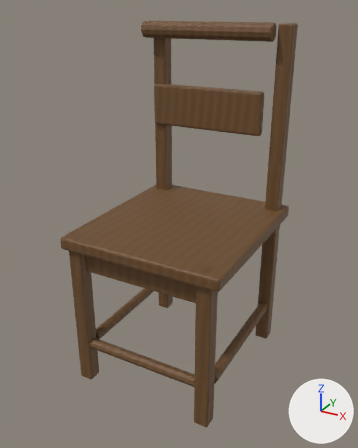
One commit to the FBX model Assets/_Game/Art/Environment/FUR_WoodChair_Broken.fbx: the scene before it, then after it.
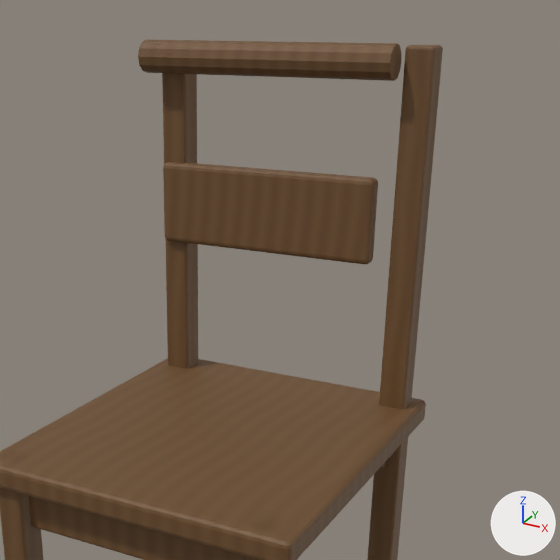
There are two pictures of each version: one whole from a 50 mm camera at (0.607, -1.091, 0.99) aimed at (0.007, 0.0, 0.445), one close up on the part from 20% to 100% of the width and 0% to 64% of the height. Arrows for +X, +Y and +Z are at lower right; the lights stay in place. The last two pictures show the newer version. Where no turn or scale is listed for an object, it has been applied to the vertices.

The first close-up shows 'Chair_Back', 'Chair_Legs_Back', 'Chair_Legs_Front', 'Chair_Seat'.
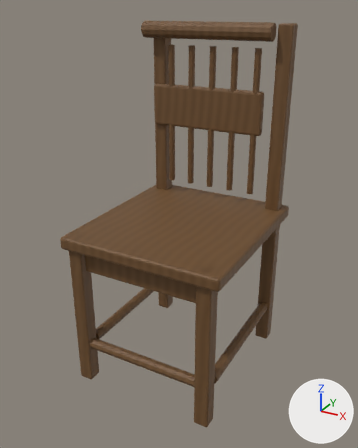
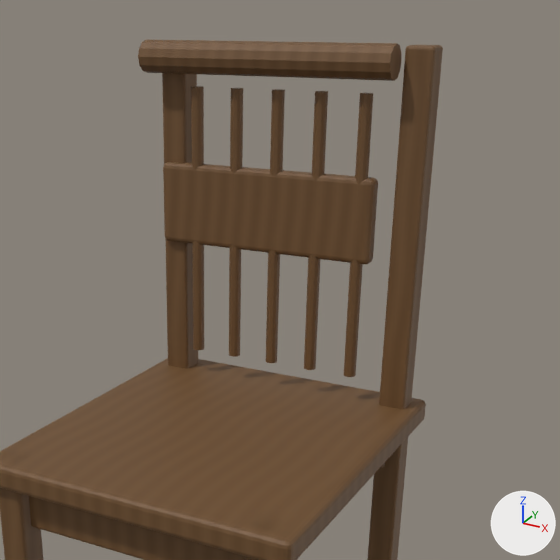
Patch to the scene script:
```diff
--- a/Assets/_Game/Art/Environment/FUR_WoodChair_Broken.fbx.py
+++ b/Assets/_Game/Art/Environment/FUR_WoodChair_Broken.fbx.py
@@ me_cube_007 @@
 # used by ob_chair_back; location = (-0.019, -0.001, 0.0)
-me_cube_007.from_pydata(...)  # 120 vertices, 112 faces; spans x -0.19..0.19, y 0.173..0.223, z 0.66..0.952
+me_cube_007.from_pydata(...)  # 240 vertices, 182 faces; spans x -0.19..0.19, y 0.173..0.223, z 0.49..0.952
+# me_cube_007 part 1: a new loose piece, a 12-sided cylinder along z spanning x -0.12..-0.102, y 0.197..0.215, z 0.49..0.89, in mat_mat_wood_worn
+# me_cube_007 part 2: a new loose piece, a 12-sided cylinder along z spanning x -0.055..-0.037, y 0.197..0.215, z 0.49..0.89, in mat_mat_wood_worn
+# me_cube_007 part 3: a new loose piece, a 12-sided cylinder along z spanning x 0.01..0.028, y 0.197..0.215, z 0.49..0.89, in mat_mat_wood_worn
+# me_cube_007 part 4: a new loose piece, a 12-sided cylinder along z spanning x 0.075..0.093, y 0.197..0.215, z 0.49..0.89, in mat_mat_wood_worn
+# me_cube_007 part 5: a new loose piece, a 12-sided cylinder along z spanning x 0.14..0.158, y 0.197..0.215, z 0.49..0.89, in mat_mat_wood_worn
 me_cube_007.materials.append(mat_mat_wood_worn)
```

What differs and where, as boxes (x1, y1, x2, y2) in the close-ups (560 x 560 px):
'Chair_Back', reshaped (50% taller)
    before: (138, 40, 401, 264)
    after: (138, 40, 401, 377)
part 1 of me_cube_007, added (brown)
    after: (191, 86, 204, 350)
part 2 of me_cube_007, added (brown)
    after: (229, 88, 243, 357)
part 3 of me_cube_007, added (brown)
    after: (266, 89, 285, 363)
part 4 of me_cube_007, added (brown)
    after: (304, 91, 328, 370)
part 5 of me_cube_007, added (brown)
    after: (344, 93, 373, 377)
